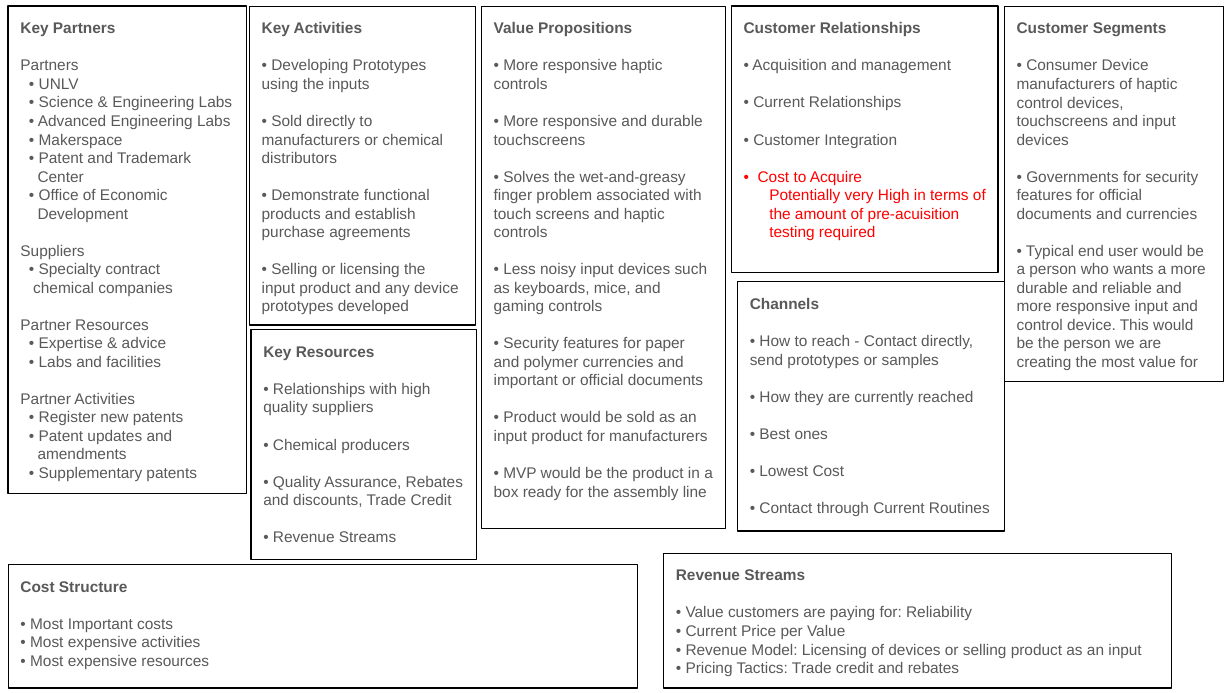
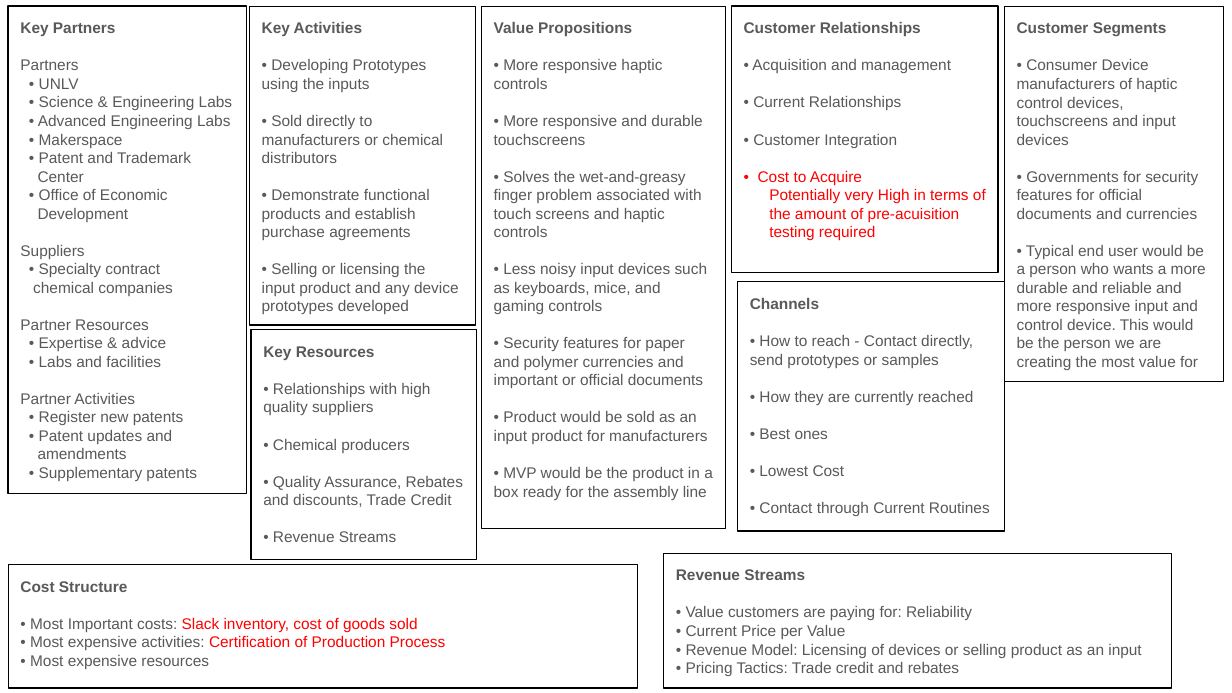
Before and after one commit to kennethlarotyamat/kennethlarotyamat.github.io, a slide deck: slide 2 of MGT 709 - Fall 2025/Customer Discovery Presentation #1, MGT 709 Fall 2025, Kenneth Larot Yamat.pptx. Drawn at 1232x693 pixels with LibreOffice and Linux fonts; fonts in the diff are those of the drawing. Boxes give left, top, right and bottom in pixels: in the first picture for what was removed or moved away, otherwise in the second. Text is boxed around its words. In the diff, an @@ line names an element or a change of style, - is before the commit and + after.

```diff
--- a/MGT 709 - Fall 2025/Customer Discovery Presentation #1, MGT 709 Fall 2025, Kenneth Larot Yamat.pptx
+++ b/MGT 709 - Fall 2025/Customer Discovery Presentation #1, MGT 709 Fall 2025, Kenneth Larot Yamat.pptx
@@ text in rectangle at [30, 617, 446, 650]: text changed; text colour #595959 to #FF0000 @@
-• Most Important costs
-• Most expensive activities
+• Most Important costs: Slack inventory, cost of goods sold
+• Most expensive activities: Certification of Production Process
```
Also in this commit, not shown: 1 other slide changed, 1 other file.
